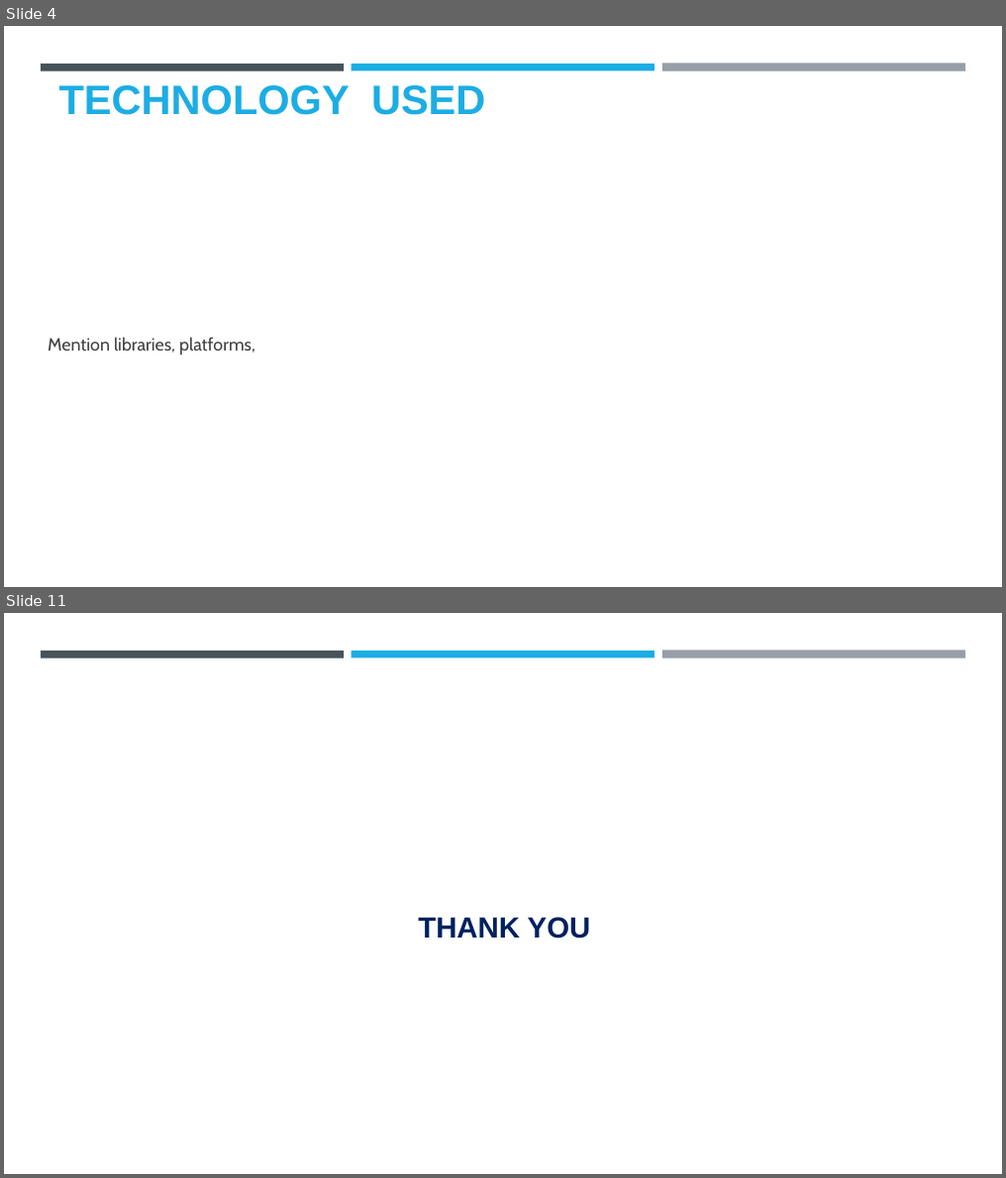
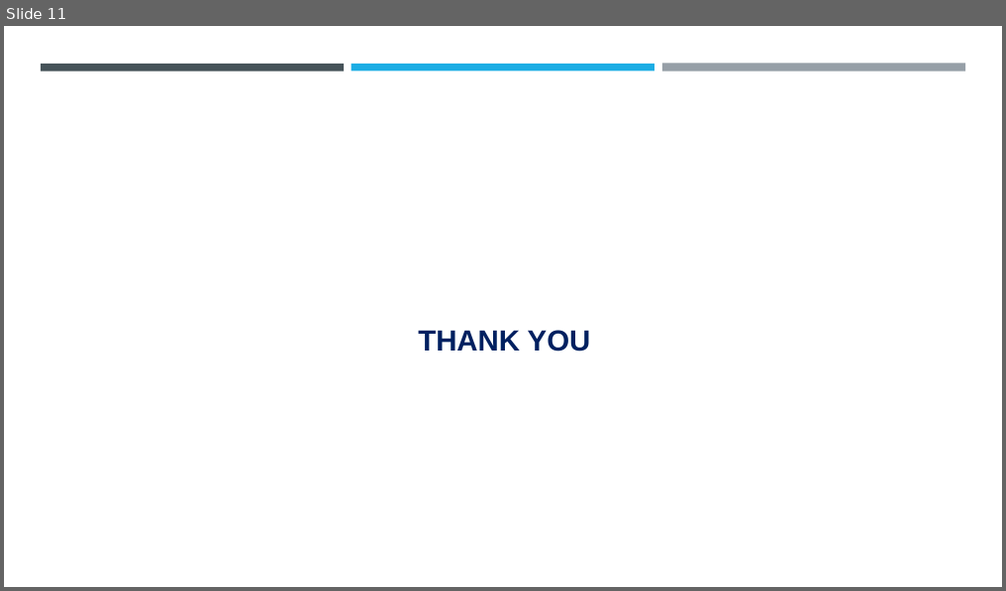
Before and after one commit to utsav-mistry/steganography-project, a slide deck: Steganography_Project_Final_Presentation.pptx. Shown one above the other, each under a label of ours: slides 4 and 11 before the commit, slide 11 after it; the slides between them are not shown. The pictures are 1006x1178 and 1006x591 pixels, drawn with LibreOffice and Linux fonts; fonts in the diff are those of the drawing; background and template pictures are left out. Boxes give left, top, right and bottom in pixels: in the first picture for what was removed or moved away, otherwise in the second. Text is boxed around its words. In the diff, an @@ line names an element or a change of style, - is before the commit and + after.

```diff
--- a/Steganography_Project_Final_Presentation.pptx
+++ b/Steganography_Project_Final_Presentation.pptx
@@ slide 4 removed at bbox=[4, 26, 1002, 587], background #FFFFFF; not listed: 3 template elements that a slide beside it also shows @@
@@ title removed at bbox=[59, 85, 485, 115] @@
-TECHNOLOGY USED
@@ text removed at bbox=[48, 337, 255, 356] @@
-Mention libraries, platforms,
```
Also in this commit, not shown: 7 slides changed, 3 slides added, 2 other slides removed.
